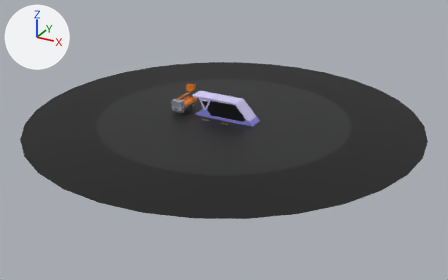
A saved change to the Blender file Materials/EndGame.blend.
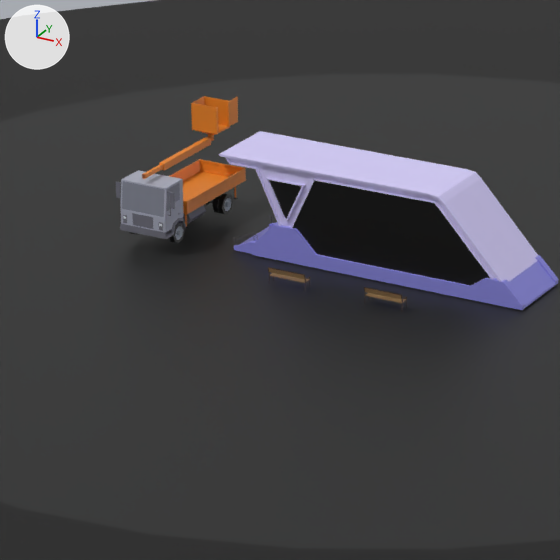
Old and new are each drawn from a 50 mm camera at (58.5, -292.8, 49.0) aimed at (-1.1, -184.5, -5.2) and again close up on the part from 33% to 58% of the width and 23% to 63% of the height. Lighting does not change. The marker at upper left points along +X, +Y and +Z.

In view in the first close-up: 'DASGlass', 'DukuhAtasStation', 'Floor.001', 'TruckSkylift', 'TruckSkylift.002', 'TruckSkylift.003', 'TruckSkylift.004'.
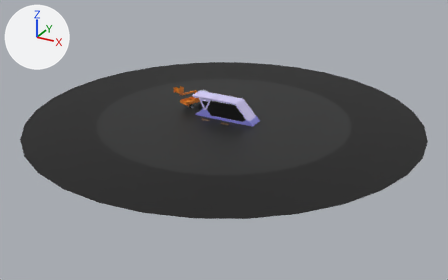
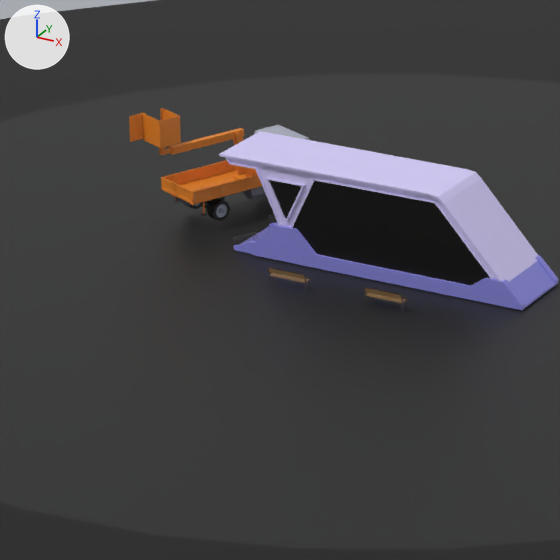
Edits to the scene script, one JSON object a line:
```json
{"op": "add", "block": "me_cube_004", "code": ["me_cube_004 = bpy.data.meshes.new('Cube.004')", "me_cube_004.from_pydata(...)  # 180 vertices, 180 faces; spans x -0.63..0.63, y -0.66..0.64, z -0.75..1.55", "me_cube_004.materials.append(mat_materialmap_001)  # picture img_colorpalete_duel_32x_png_008"]}
{"op": "add", "block": "ob_truckskylift_004", "code": "ob_truckskylift_004.parent = ob_truckskylift"}
{"op": "add", "block": "ob_truckskylift_004", "code": "ob_truckskylift_004.matrix_parent_inverse = Matrix(((-1.0, 0.0, 0.0, -12.64), (0.0, -1.0, 0.0, -182.0), (0.0, 0.0, 1.0, 0.0264), (0.0, 0.0, 0.0, 1.0)))"}
{"op": "set", "path": "ob_truckskylift_004.location", "old": "(-11.28, -185.3, 3.155)", "new": "(-12.62, -187.6, 3.4)"}
{"op": "add", "block": "ob_truckskylift_003", "code": "ob_truckskylift_003.parent = ob_truckskylift"}
{"op": "add", "block": "ob_truckskylift_003", "code": "ob_truckskylift_003.matrix_parent_inverse = Matrix(((-1.0, 0.0, 0.0, -12.64), (0.0, -1.0, 0.0, -182.0), (0.0, 0.0, 1.0, 0.0264), (0.0, 0.0, 0.0, 1.0)))"}
{"op": "set", "path": "ob_truckskylift_003.location", "old": "(-11.28, -183.9, 2.411)", "new": "(-12.62, -187.1, 2.656)"}
{"op": "add", "block": "ob_truckskylift_002", "code": "ob_truckskylift_002.parent = ob_truckskylift"}
{"op": "add", "block": "ob_truckskylift_002", "code": "ob_truckskylift_002.matrix_parent_inverse = Matrix(((-1.0, 0.0, 0.0, -12.64), (0.0, -1.0, 0.0, -182.0), (0.0, 0.0, 1.0, 0.0264), (0.0, 0.0, 0.0, 1.0)))"}
{"op": "set", "path": "ob_truckskylift_002.location", "old": "(-11.28, -181.7, 4.059)", "new": "(-12.61, -189.5, 4.304)"}
{"op": "set", "path": "ob_truckskylift_002.rotation_euler", "old": "(0.0, 0.0, 0.0)", "new": "(0.0, 0.0, -3.142)", "note": "degrees (0, 0, 0) -> degrees (0, 0, -180)"}
{"op": "set", "path": "ob_truckskylift.location", "old": "(-11.28, -187.44, -0.03)", "new": "(-9.04, -177.98, -0.03)"}
{"op": "set", "path": "ob_truckskylift.rotation_euler", "old": "(0.0, 0.0, 0.0)", "new": "(0.0, 0.0, -3.537)", "note": "degrees (0, 0, 0) -> degrees (0, 0, -203)"}
{"op": "add", "block": "ob_truckskylift_001", "code": ["ob_truckskylift_001 = bpy.data.objects.new('TruckSkylift.001', me_cube_004)", "ob_truckskylift_001.parent = ob_truckskylift", "ob_truckskylift_001.matrix_parent_inverse = Matrix(((-1.0, 0.0, 0.0, -12.64), (0.0, -1.0, 0.0, -182.0), (0.0, 0.0, 1.0, 0.0264), (0.0, 0.0, 0.0, 1.0)))", "ob_truckskylift_001.location = (-12.62, -184.9, 1.95)"]}
```

Where the change shows, as pixel boxes [x1, y1, x2, y2] in the close-ups (560 x 560 px):
```json
{"object": "TruckSkylift", "change": "moved, turned", "before": [116, 159, 246, 243], "after": [161, 125, 309, 221]}
{"object": "TruckSkylift.002", "change": "moved, turned", "before": [191, 96, 238, 141], "after": [129, 108, 181, 154]}
{"object": "TruckSkylift.003", "change": "moved, turned", "before": [159, 137, 211, 171], "after": [169, 128, 244, 155]}
{"object": "TruckSkylift.001", "change": "added", "after": [232, 132, 257, 179]}
{"object": "TruckSkylift.004", "change": "moved, turned", "before": [142, 164, 163, 179], "after": [159, 148, 172, 155]}
```
